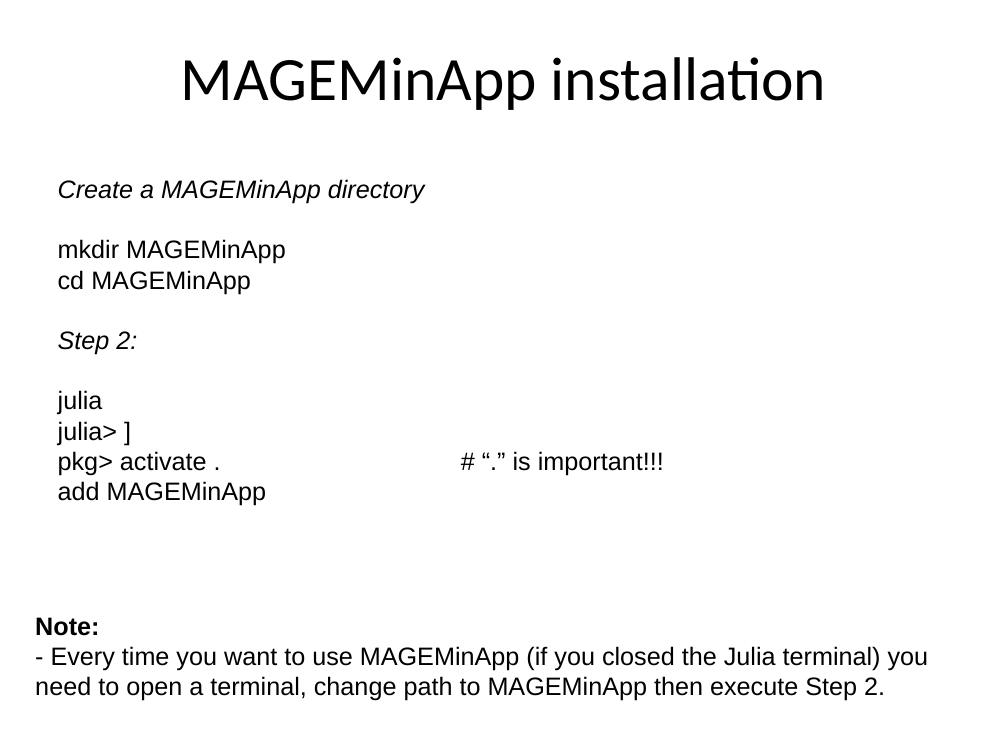
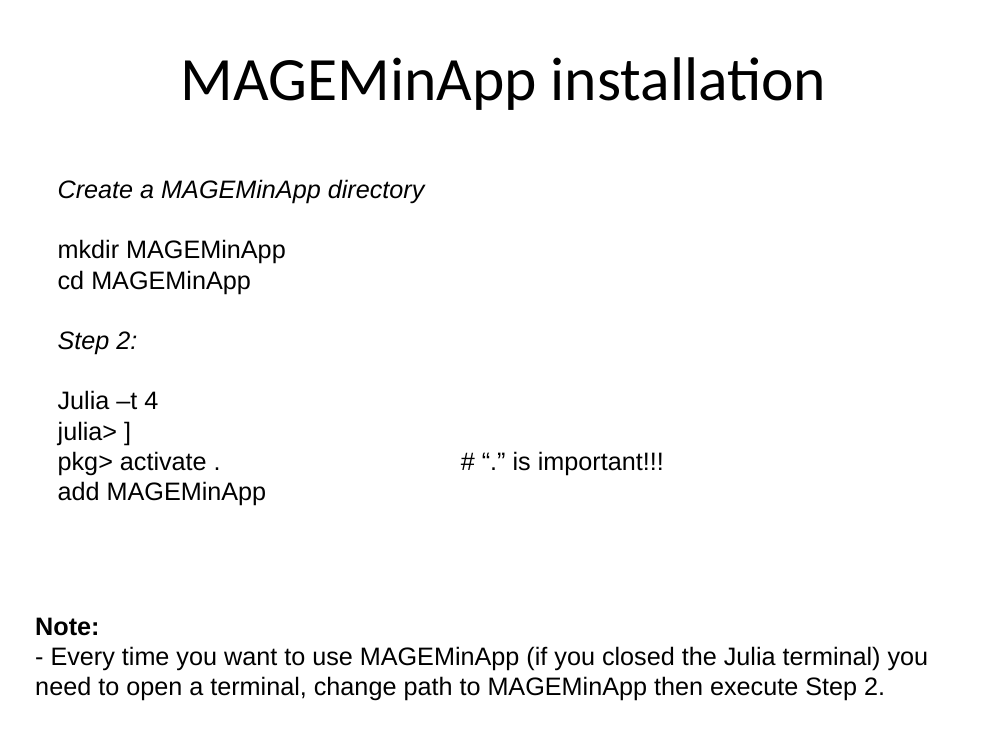
Before and after one commit to NicolasRiel/Heidelberg_LaMEM_course, a slide deck: slide 3 of ppt/Day2_B_density_diagrams_MAGEMin.ppt. Drawn at 1008x756 pixels with LibreOffice and Linux fonts; fonts in the diff are those of the drawing. Boxes give left, top, right and bottom in pixels: in the first picture for what was removed or moved away, otherwise in the second. Text is boxed around its words. In the diff, an @@ line names an element or a change of style, - is before the commit and + after.

```diff
--- a/ppt/Day2_B_density_diagrams_MAGEMin.ppt
+++ b/ppt/Day2_B_density_diagrams_MAGEMin.ppt
@@ text at box(58, 390, 664, 476): text changed @@
-julia
-julia> ]
-pkg> activate . # “.” is important!!!
+Julia –t 4
+julia> ]
+pkg> activate . # “.” is important!!!
```
Also in this commit, not shown: 1 other slide changed, 1 other file.
